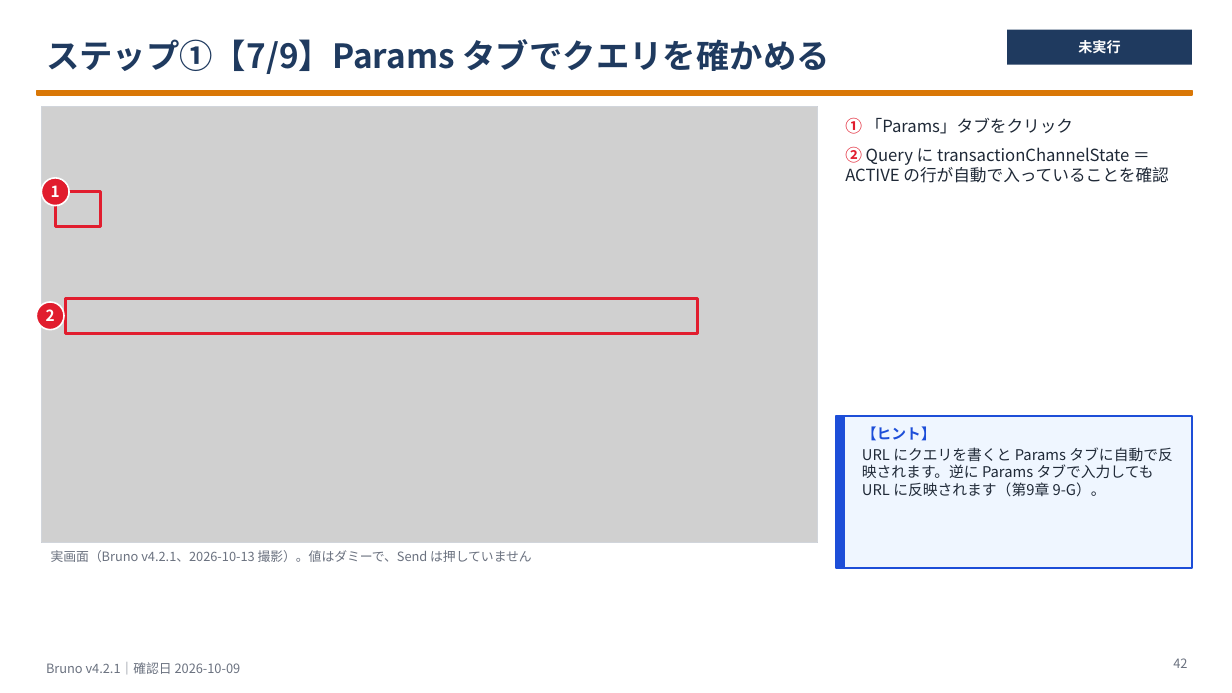
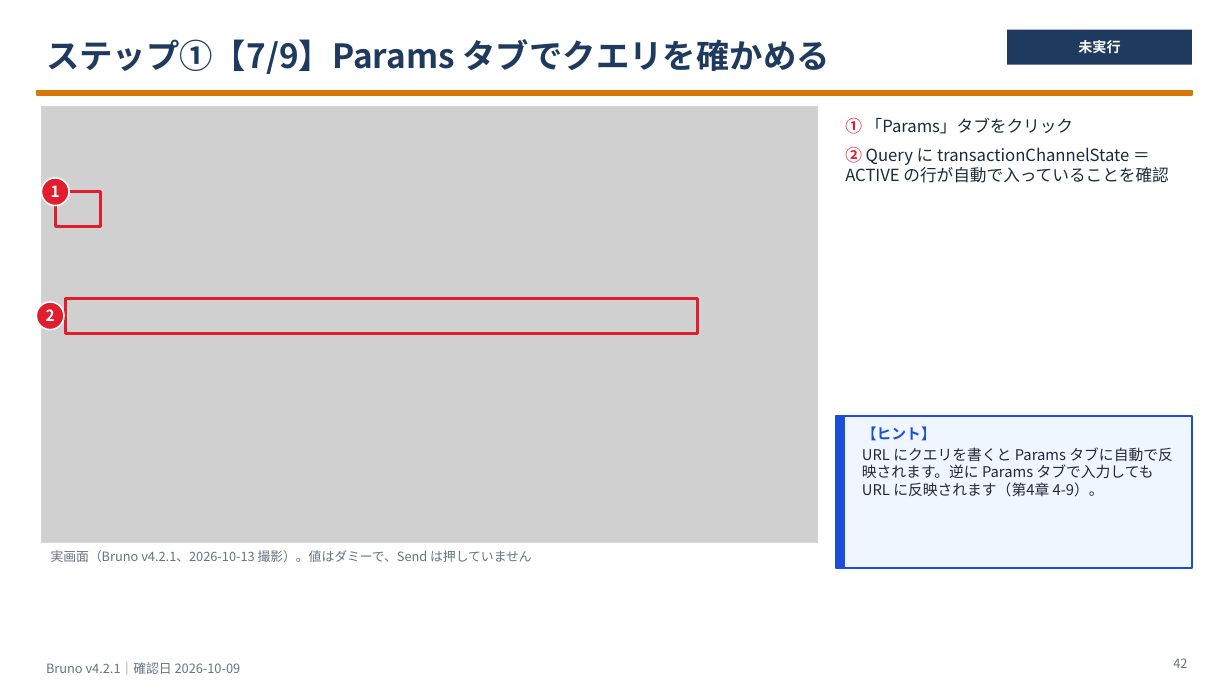
Before and after one commit to h-akita01/gith_full_course, a slide deck: slide 42 of bruno-learning/slides/part05_ch10.pptx. Drawn at 1232x693 pixels with LibreOffice and Linux fonts; fonts in the diff are those of the drawing; grey boxes stand for pictures. Boxes give left, top, right and bottom in pixels: in the first picture for what was removed or moved away, otherwise in the second. Text is boxed around its words. In the diff, an @@ line names an element or a change of style, - is before the commit and + after.

```diff
--- a/bruno-learning/slides/part05_ch10.pptx
+++ b/bruno-learning/slides/part05_ch10.pptx
@@ text at (x1=862, y1=447, x2=1172, y2=497): text changed @@
-URL にクエリを書くと Params タブに自動で反映されます。逆に Params タブで入力しても URL に反映されます（第9章 9-G）。
+URL にクエリを書くと Params タブに自動で反映されます。逆に Params タブで入力しても URL に反映されます（第4章 4-9）。
```
Also in this commit, not shown: 38 other files.
